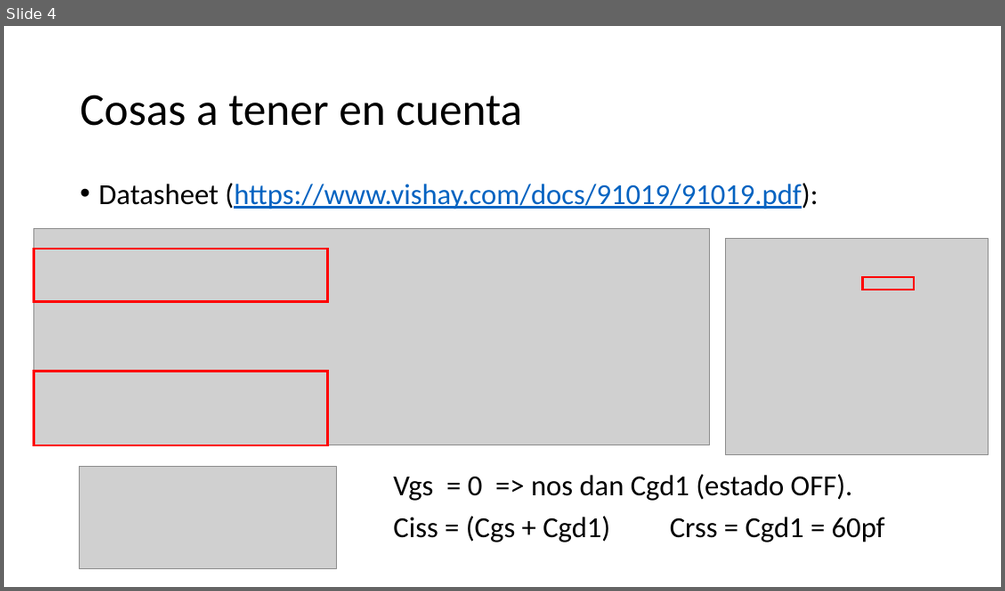
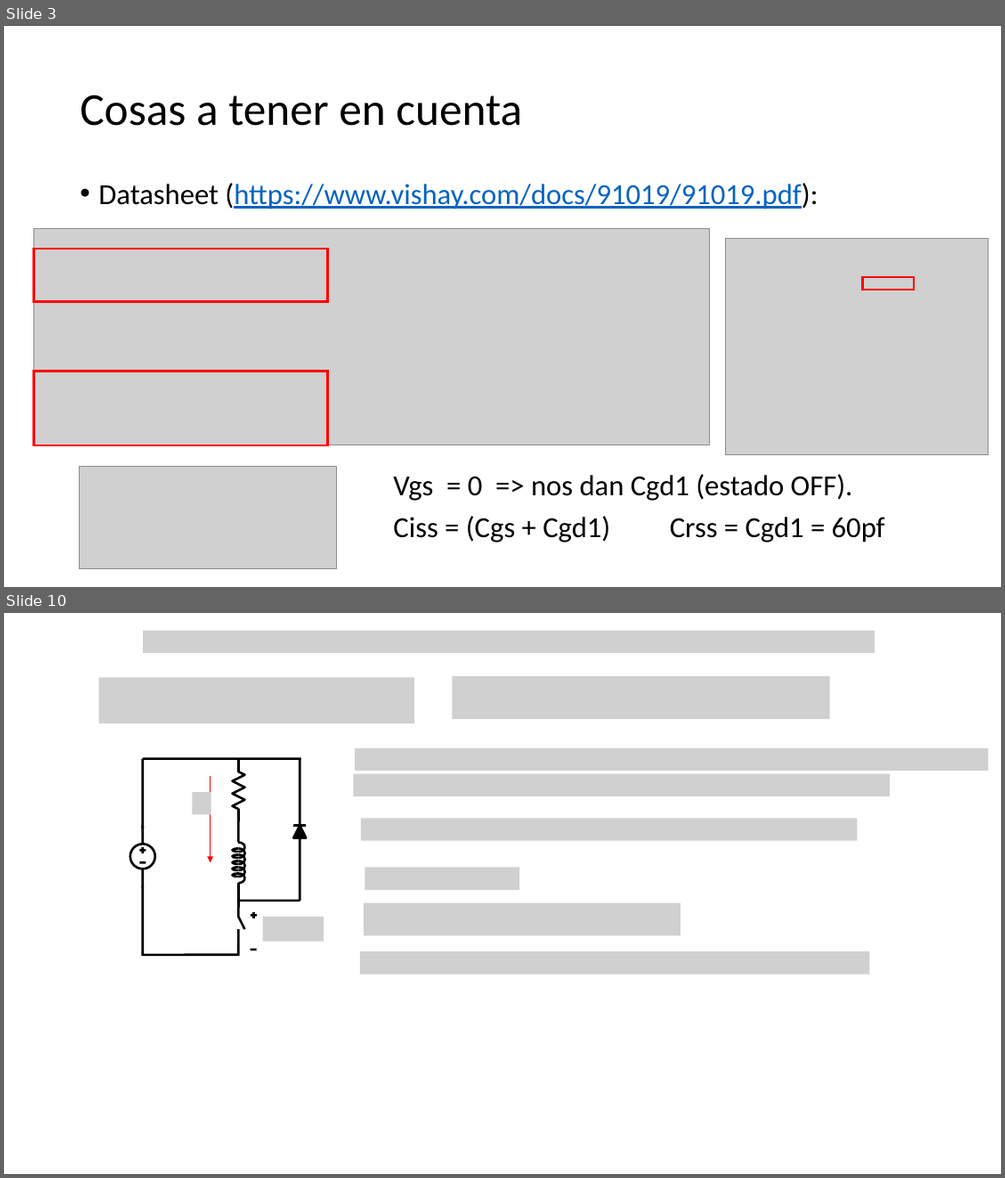
Before and after one commit to jmestanza/potencia, a slide deck: TP1/Ejercicio1/Potencia Ejercicio 1.pptx. Shown one above the other, each under a label of ours: slide 4 before the commit, slides 3 and 10 after it; the slides between them are not shown. The pictures are 1005x591 and 1005x1178 pixels, drawn with LibreOffice and Linux fonts; fonts in the diff are those of the drawing; grey boxes stand for pictures. Boxes give left, top, right and bottom in pixels: in the first picture for what was removed or moved away, otherwise in the second. Text is boxed around its words. In the diff, an @@ line names an element or a change of style, - is before the commit and + after.

```diff
--- a/TP1/Ejercicio1/Potencia Ejercicio 1.pptx
+++ b/TP1/Ejercicio1/Potencia Ejercicio 1.pptx
@@ slide 10 added at [4, 613, 1001, 1174], background #FFFFFF @@
@@ picture added at [143, 630, 874, 653] @@
@@ picture added at [99, 677, 414, 723] @@
@@ picture added at [452, 676, 830, 719] @@
@@ picture added at [355, 748, 988, 771] @@
@@ picture added at [193, 792, 211, 814] @@
@@ arrow added from (210, 775) to (210, 863), #FF0000 0.5 pt @@
@@ picture added at [353, 774, 890, 796] @@
@@ picture added at [361, 818, 858, 840] @@
@@ picture added at [365, 868, 520, 890] @@
@@ group added at [130, 759, 306, 956]: 16 lines, 14 freeform shapes, 1 ellipse @@
@@ picture added at [364, 903, 680, 936] @@
@@ line added from (251, 915) to (257, 915), #000000 2.25 pt @@
@@ line added from (254, 912) to (254, 918), #000000 2.25 pt @@
@@ picture added at [263, 916, 324, 941] @@
@@ line added from (250, 949) to (257, 949), #000000 2.25 pt @@
@@ picture added at [360, 952, 870, 974] @@
@@ what was slide 4 is now slide 3 @@
```
Also in this commit, not shown: 3 slides changed, 9 other slides added, 8 slides removed, 5 other files.
